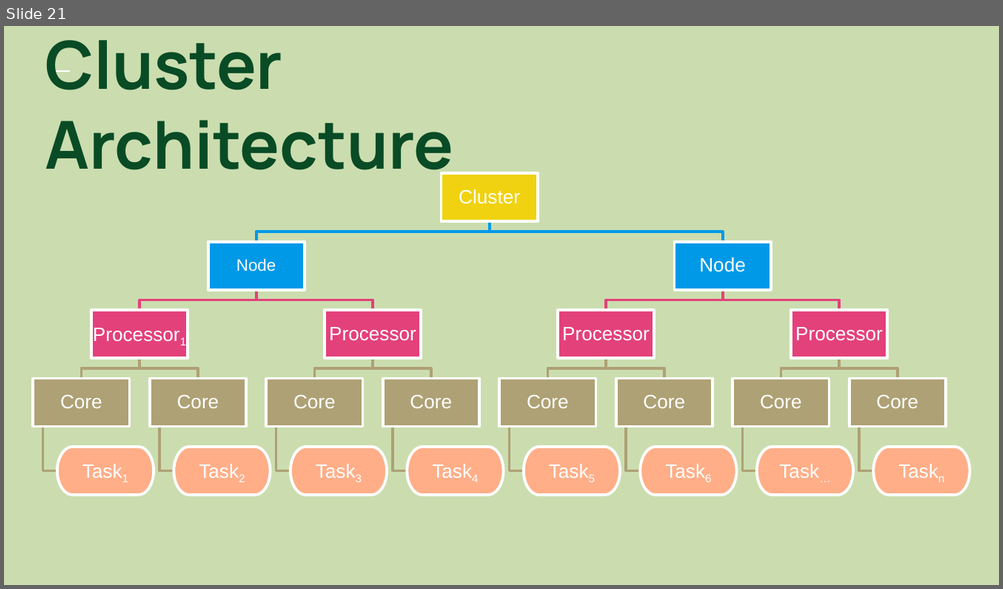
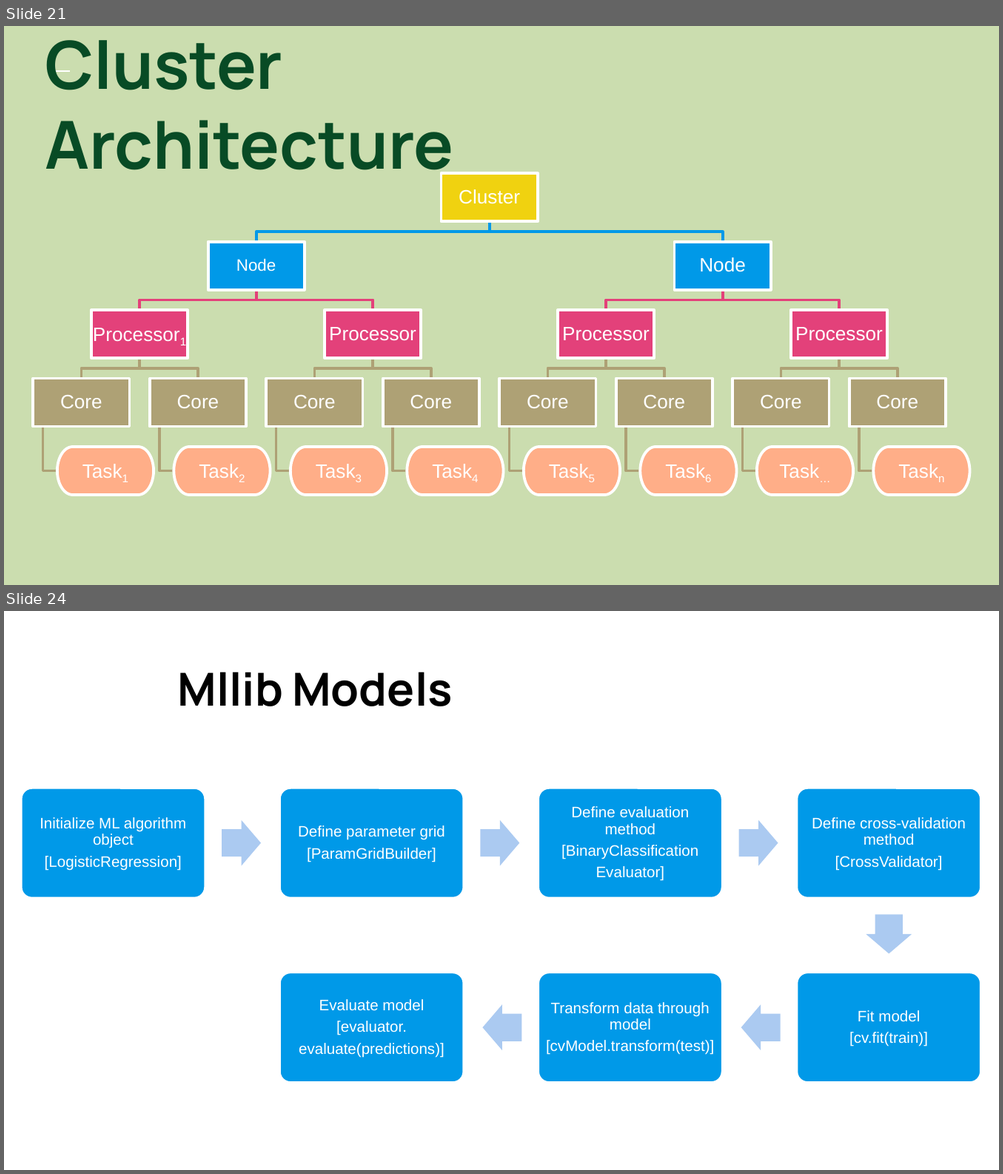
Before and after one commit to colbyford/DSBA6190-CloudComputing, a slide deck: 5 - Parallel Computing/ParallelComputing.pptx. Shown one above the other, each under a label of ours: slide 21 before the commit, slides 21 and 24 after it; the slides between them are not shown. The pictures are 1003x589 and 1003x1174 pixels, drawn with LibreOffice and Linux fonts; fonts in the diff are those of the drawing. Boxes give left, top, right and bottom in pixels: in the first picture for what was removed or moved away, otherwise in the second. Text is boxed around its words. In the diff, an @@ line names an element or a change of style, - is before the commit and + after.

```diff
--- a/5 - Parallel Computing/ParallelComputing.pptx
+++ b/5 - Parallel Computing/ParallelComputing.pptx
@@ slide 24 added at <box>4,611,999,1170</box>, background #FFFFFF @@
@@ title added at <box>178,672,452,706</box>, 33 pt, text #000000, bold @@
+Mllib Models
@@ group added at <box>21,788,981,1082</box>: 7 rounded rectangles, 7 texts, 6 right arrows @@
+Initialize ML algorithm object
+[LogisticRegression]
+Define parameter grid
+[ParamGridBuilder]
+Define evaluation method
+[BinaryClassification
+Evaluator]
+Define cross-validation method
+[CrossValidator]
+Fit model
+[cv.fit(train)]
+Transform data through model
+[cvModel.transform(test)]
+Evaluate model
+[evaluator.
+evaluate(predictions)]
```
Also in this commit, not shown: 2 other slides added.
